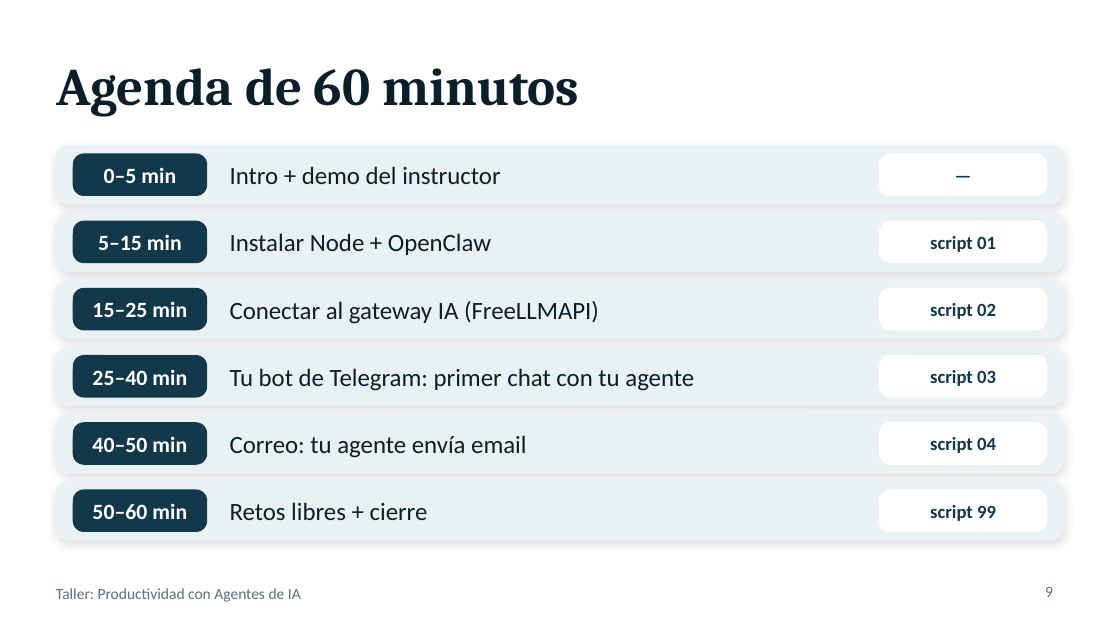
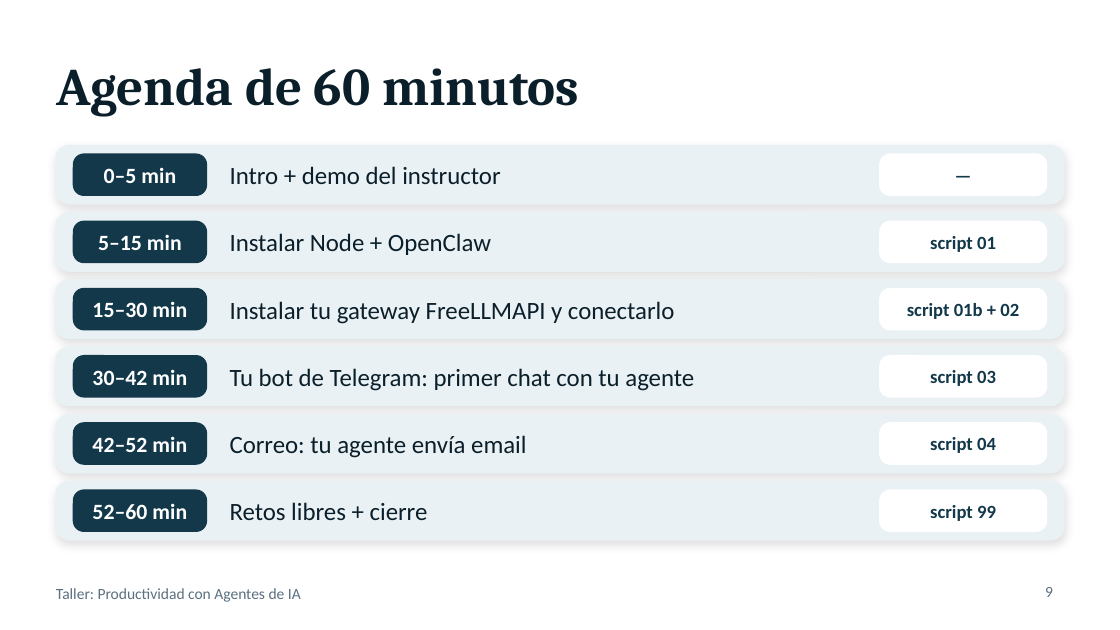
Before and after one commit to cesarpalacios/taller-agentes-ia, a slide deck: slide 9 of docs/presentacion-taller.pptx. Drawn at 1120x630 pixels with LibreOffice and Linux fonts; fonts in the diff are those of the drawing. Boxes give left, top, right and bottom in pixels: in the first picture for what was removed or moved away, otherwise in the second. Text is boxed around its words. In the diff, an @@ line names an element or a change of style, - is before the commit and + after.

Commit message:
Update setup instructions and scripts for FreeLLMAPI integration in EC2 environment

```diff
--- a/docs/presentacion-taller.pptx
+++ b/docs/presentacion-taller.pptx
@@ text in rounded rectangle at (x1=92, y1=301, x2=187, y2=317): text changed @@
-15–25 min
+15–30 min
@@ text at (x1=230, y1=301, x2=675, y2=324): text changed @@
-Conectar al gateway IA (FreeLLMAPI)
+Instalar tu gateway FreeLLMAPI y conectarlo
@@ text in rounded rectangle at (x1=907, y1=303, x2=1019, y2=319): text changed @@
-script 02
+script 01b + 02
@@ text in rounded rectangle at (x1=92, y1=369, x2=187, y2=385): text changed @@
-25–40 min
+30–42 min
@@ text in rounded rectangle at (x1=92, y1=436, x2=187, y2=452): text changed @@
-40–50 min
+42–52 min
@@ text in rounded rectangle at (x1=92, y1=503, x2=187, y2=519): text changed @@
-50–60 min
+52–60 min
```
Also in this commit, not shown: 3 other slides changed, 9 other files.
